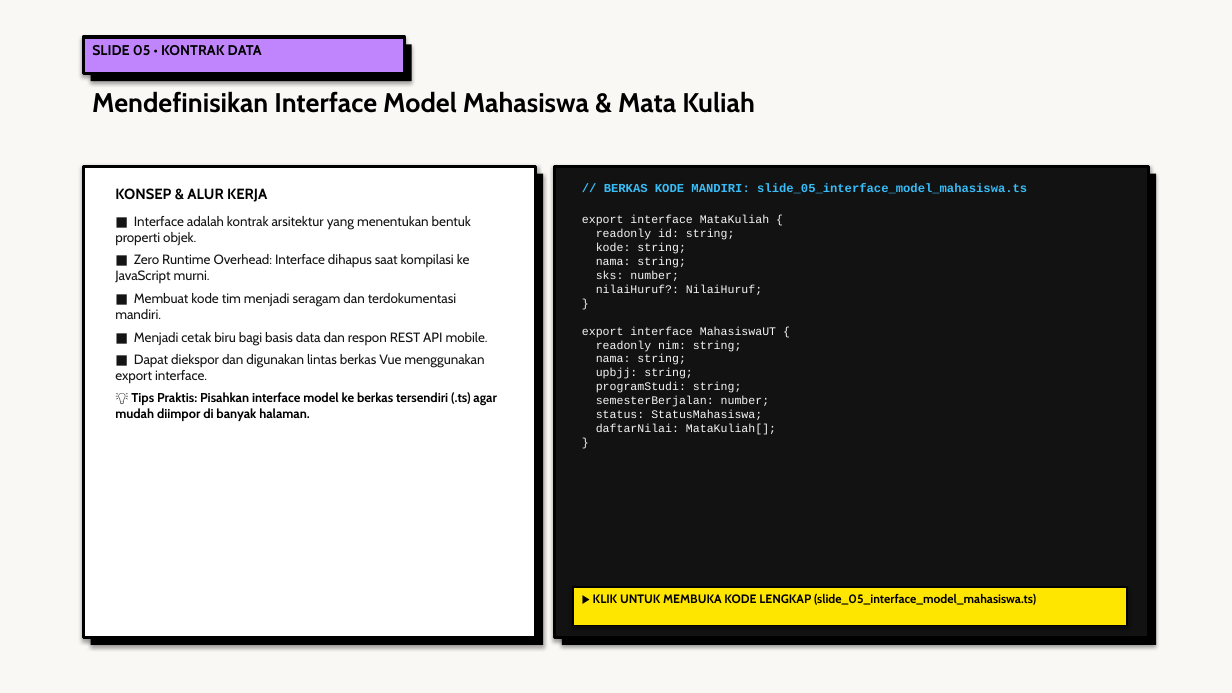
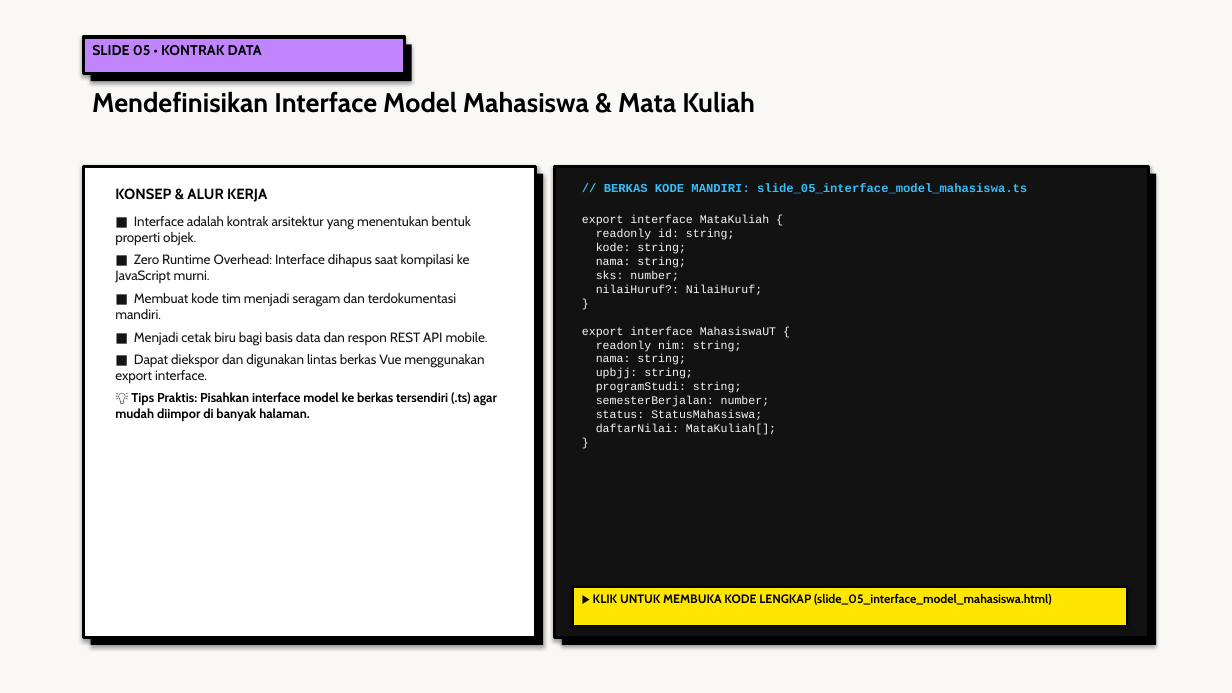
Before and after one commit to antonprafanto/tuweb_mobile2025, a slide deck: slide 5 of slide_presentasi/SESI_03_TypeScript_dan_Komposisi_Vue.pptx. Drawn at 1232x693 pixels with LibreOffice and Linux fonts; fonts in the diff are those of the drawing. Boxes give left, top, right and bottom in pixels: in the first picture for what was removed or moved away, otherwise in the second. Text is boxed around its words. In the diff, an @@ line names an element or a change of style, - is before the commit and + after.

Commit message:
feat(sesi-03): audit tuntas 18 berkas html ramah awam diagram svg valid xml naskah mermaid dan pptx tugas 1

```diff
--- a/slide_presentasi/SESI_03_TypeScript_dan_Komposisi_Vue.pptx
+++ b/slide_presentasi/SESI_03_TypeScript_dan_Komposisi_Vue.pptx
@@ text at bbox=[593, 594, 1052, 605]: text changed @@
-▶ KLIK UNTUK MEMBUKA KODE LENGKAP (slide_05_interface_model_mahasiswa.ts)
+▶ KLIK UNTUK MEMBUKA KODE LENGKAP (slide_05_interface_model_mahasiswa.html)
```
Also in this commit, not shown: 4 other slides changed, 21 other files.
